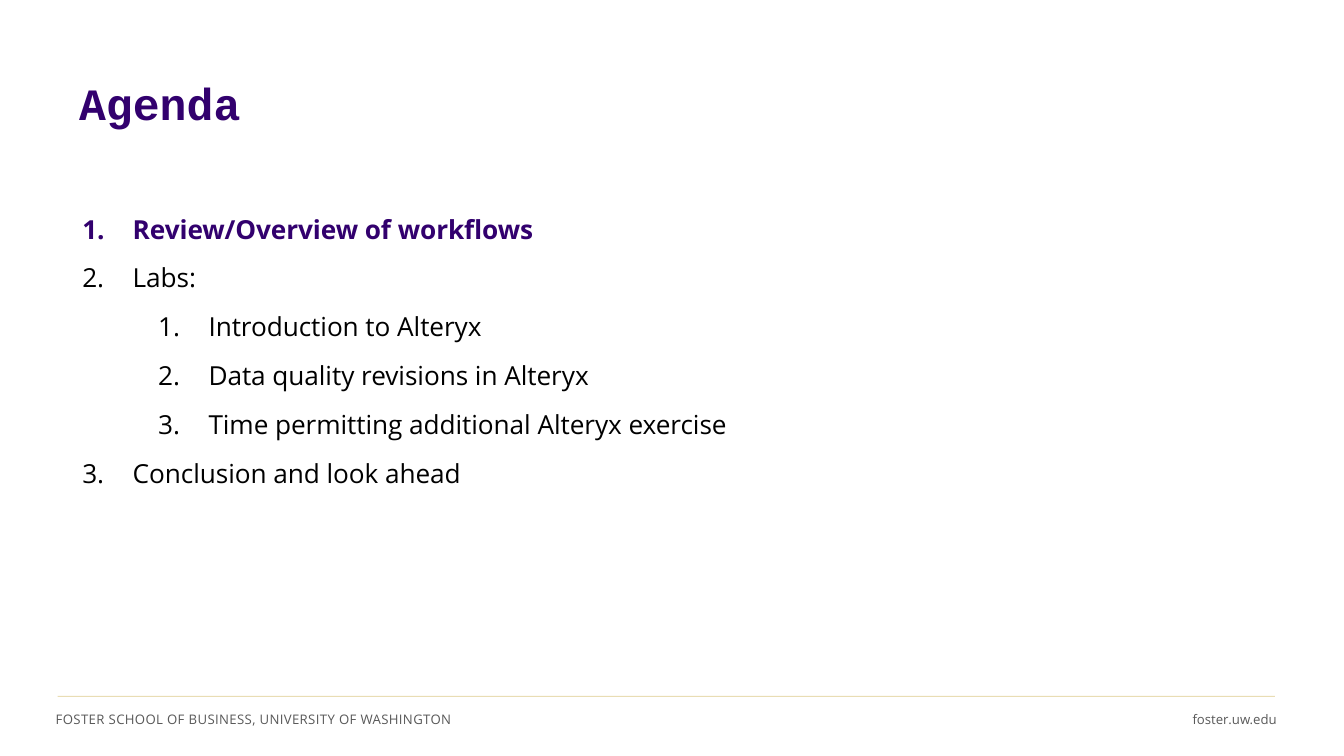
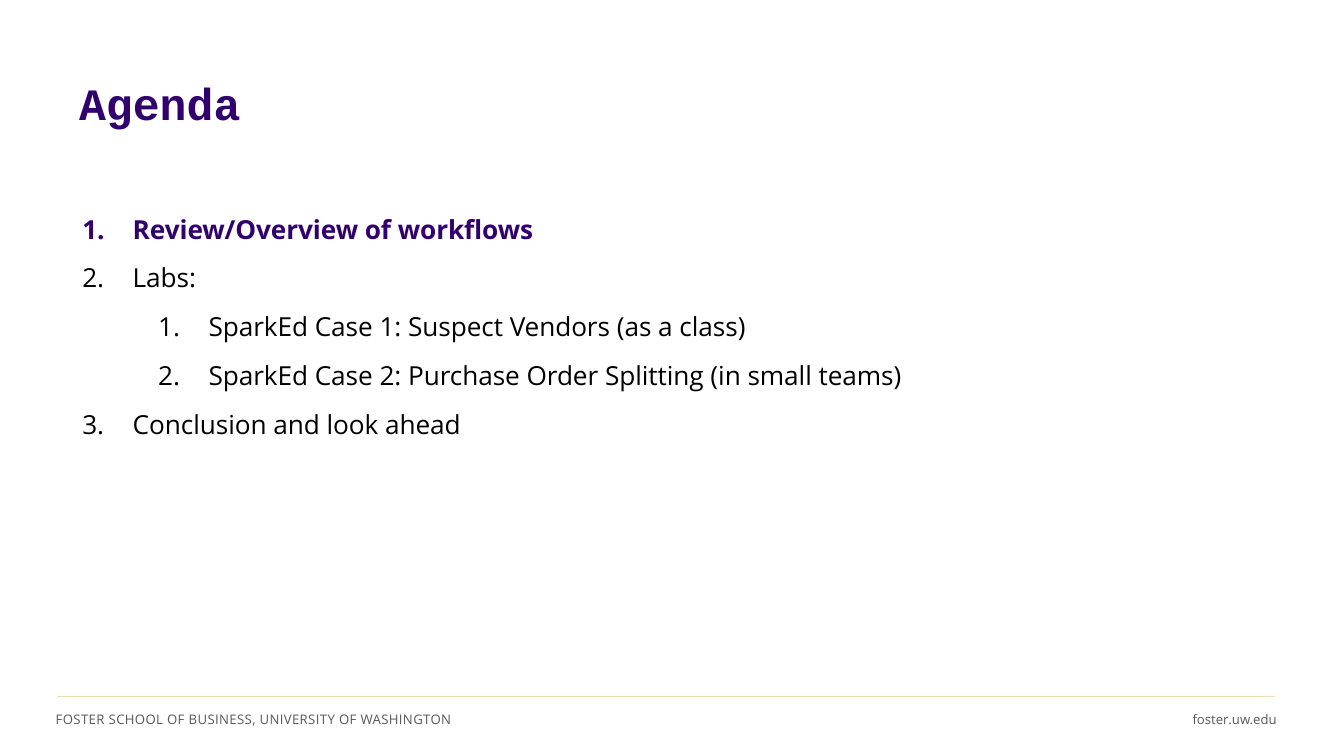
Before and after one commit to ashercurtis/slides.io, a slide deck: slide 2 of ACCTG320/ACCTG320Class10_2026.pptx. Drawn at 1344x756 pixels with LibreOffice and Linux fonts; fonts in the diff are those of the drawing. Boxes give left, top, right and bottom in pixels: in the first picture for what was removed or moved away, otherwise in the second. Text is boxed around its words. In the diff, an @@ line names an element or a change of style, - is before the commit and + after.

Commit message:
C10 slides

```diff
--- a/ACCTG320/ACCTG320Class10_2026.pptx
+++ b/ACCTG320/ACCTG320Class10_2026.pptx
@@ text at box(209, 316, 902, 392): text changed @@
-  1. Introduction to Alteryx
-  2. Data quality revisions in Alteryx
-  3. Time permitting additional Alteryx exercise
+  1. SparkEd Case 1: Suspect Vendors (as a class)
+  2. SparkEd Case 2: Purchase Order Splitting (in small teams)
```
Also in this commit, not shown: 1 other slide changed, 14 slides added, 3 slides removed, 1 other file.
